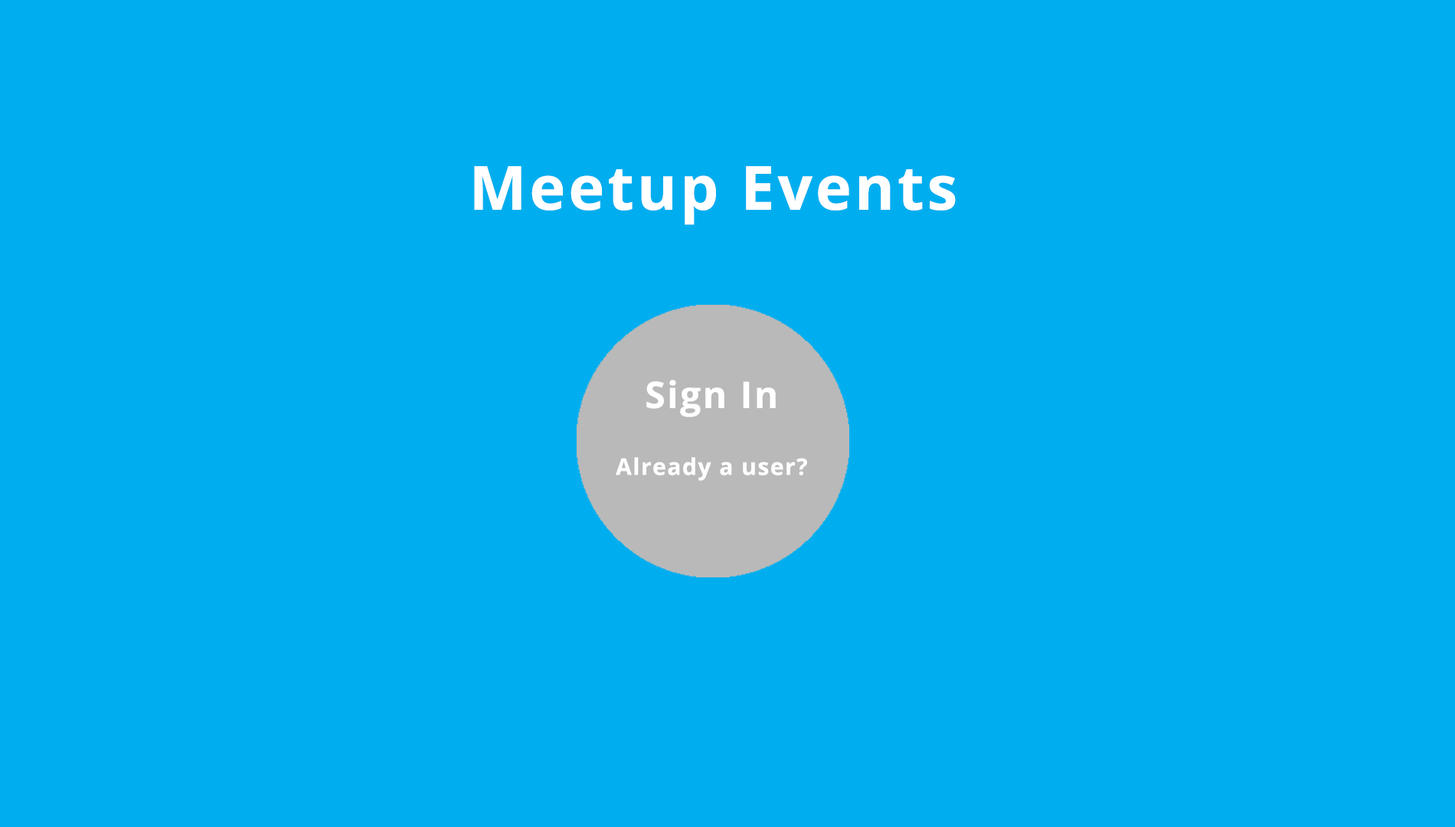
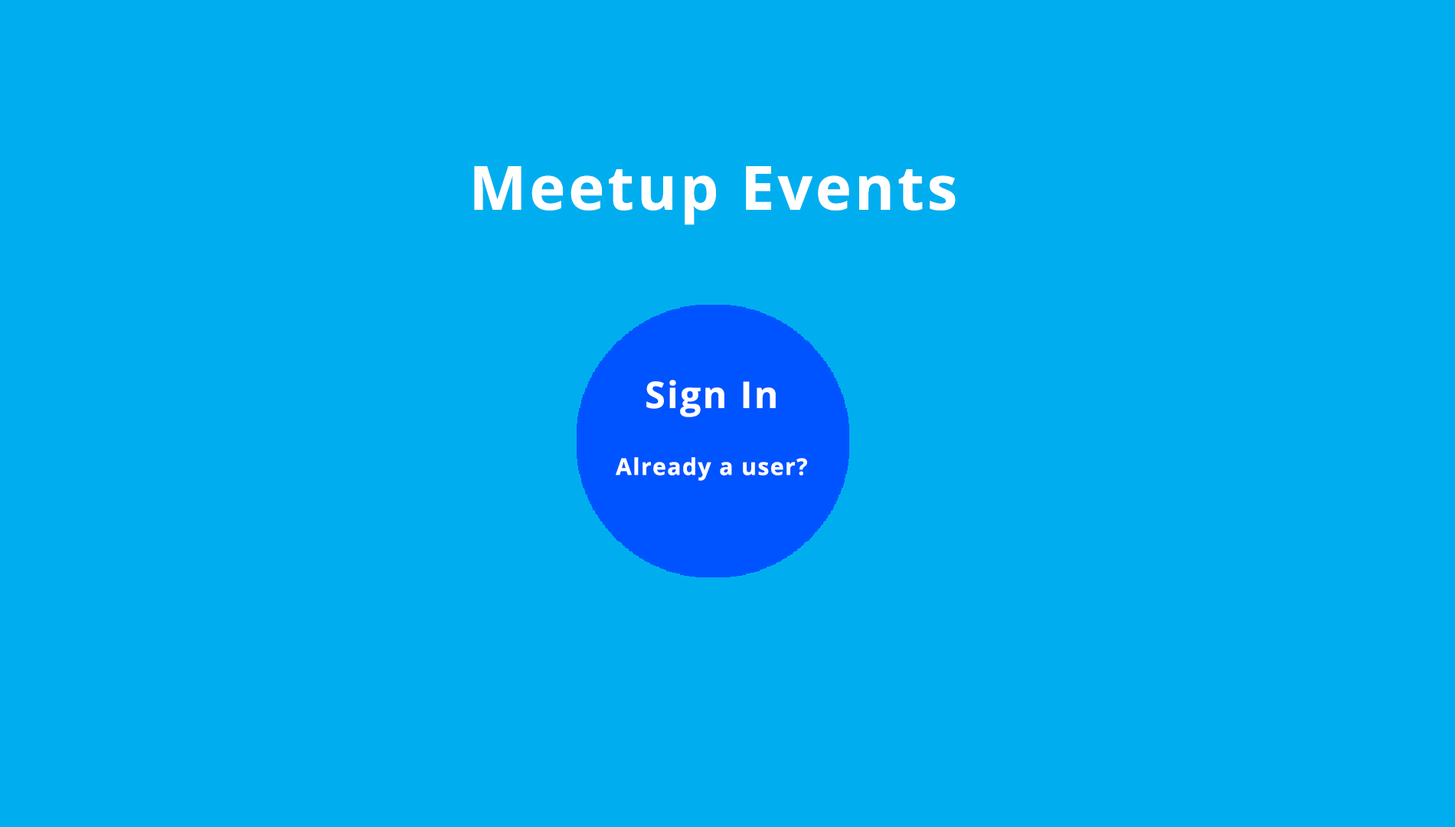
The second 1455×827 image is a revision of the first. Changes to its layers:
painted on "Ellipse 1" over (x1=576, y1=304, x2=850, y2=578)
